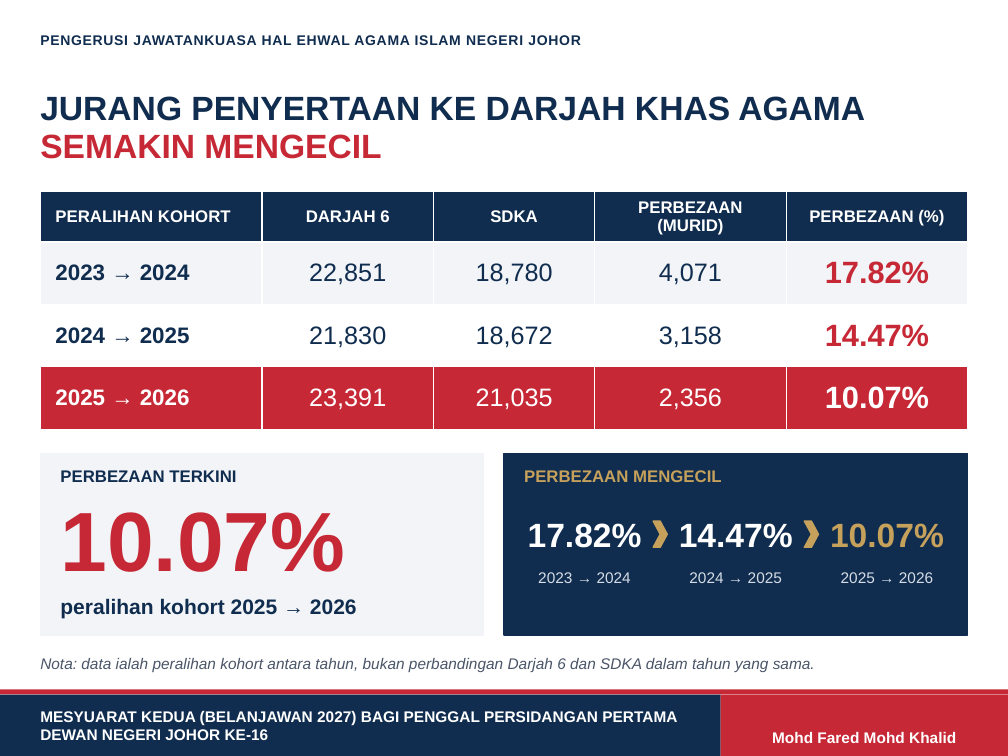
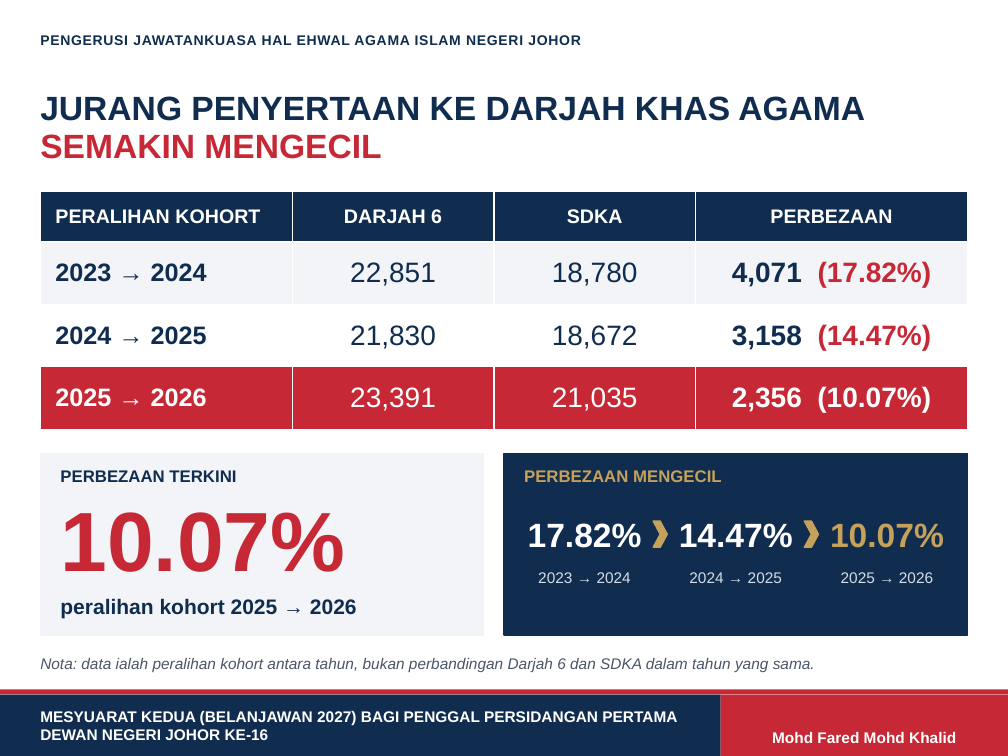
Before and after one commit to nawaljoe/Nawal, a slide deck: slide 4 of infografik-pendidikan-agama/Infografik_Pendidikan_Agama_Johor_DUN.pptx. Drawn at 1008x756 pixels with LibreOffice and Linux fonts; fonts in the diff are those of the drawing; background and template pictures are left out. Boxes give left, top, right and bottom in pixels: in the first picture for what was removed or moved away, otherwise in the second. Text is boxed around its words. In the diff, an @@ line names an element or a change of style, - is before the commit and + after.

```diff
--- a/infografik-pendidikan-agama/Infografik_Pendidikan_Agama_Johor_DUN.pptx
+++ b/infografik-pendidikan-agama/Infografik_Pendidikan_Agama_Johor_DUN.pptx
@@ table at [40, 192, 968, 416] @@
-column 4: PERBEZAAN (MURID) | 4,071 | 3,158 | 2,356
-column 5: PERBEZAAN (%) | 17.82% | 14.47% | 10.07%
+column 4: PERBEZAAN | 4,071 (17.82%) | 3,158 (14.47%) | 2,356 (10.07%)
```
Also in this commit, not shown: 1 other file.
